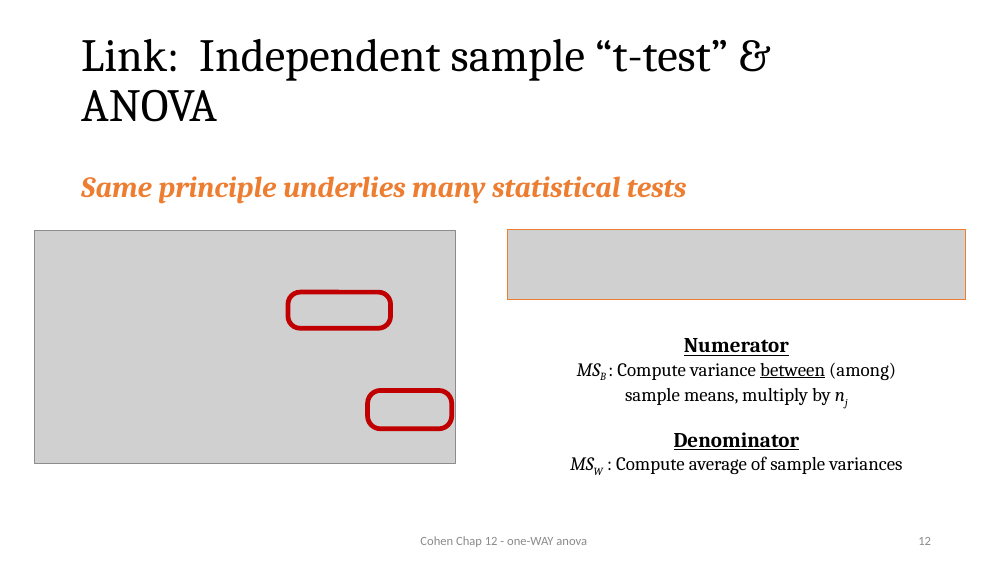
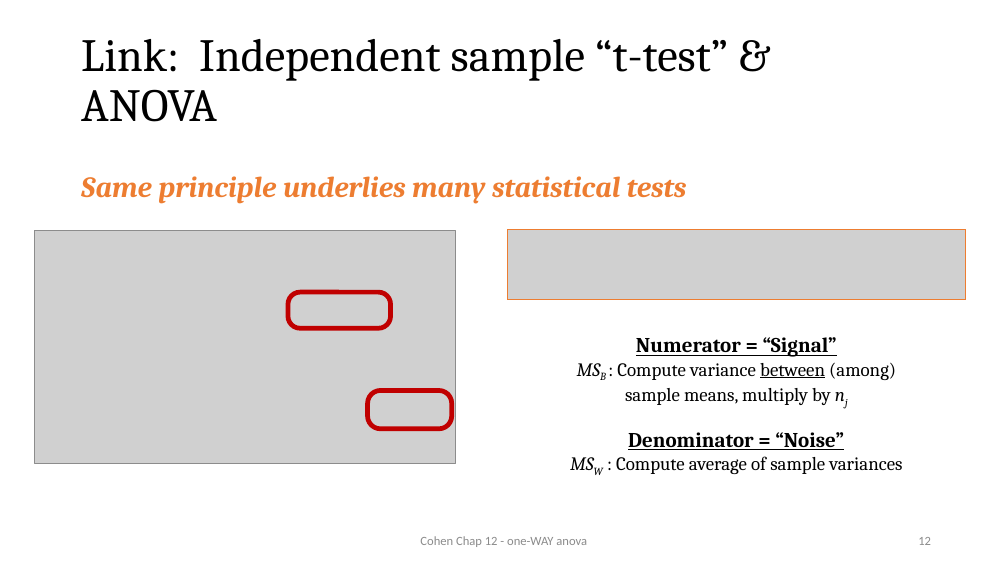
Before and after one commit to CEHS-research/PSY-6600_public, a slide deck: slide 12 of slides/ch12_oneANOVA.pptx. Drawn at 1008x567 pixels with LibreOffice and Linux fonts; fonts in the diff are those of the drawing; grey boxes stand for pictures. Boxes give left, top, right and bottom in pixels: in the first picture for what was removed or moved away, otherwise in the second. Text is boxed around its words. In the diff, an @@ line names an element or a change of style, - is before the commit and + after.

```diff
--- a/slides/ch12_oneANOVA.pptx
+++ b/slides/ch12_oneANOVA.pptx
@@ text at box(636, 337, 837, 357): text changed @@
-Numerator
+Numerator = “Signal”
@@ text at box(628, 432, 844, 450): text changed @@
-Denominator
+Denominator = “Noise”
```
Also in this commit, not shown: 8 other slides changed, 1 slide removed, 13 other files.
